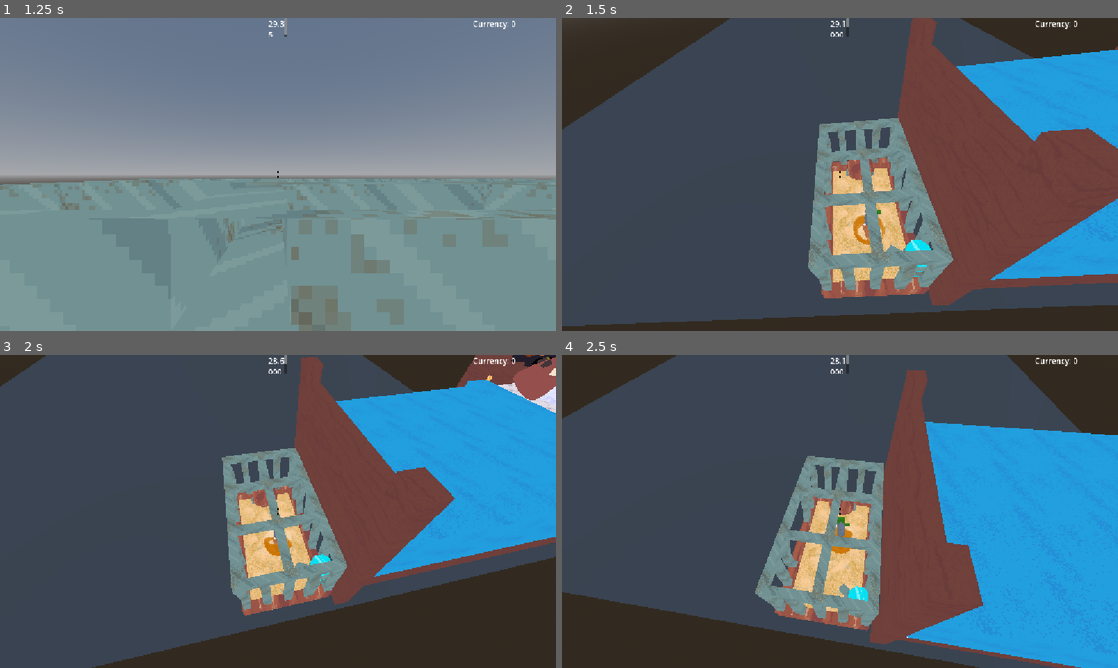
Above: before the commit, frames 1-4 (two rows, left to right).
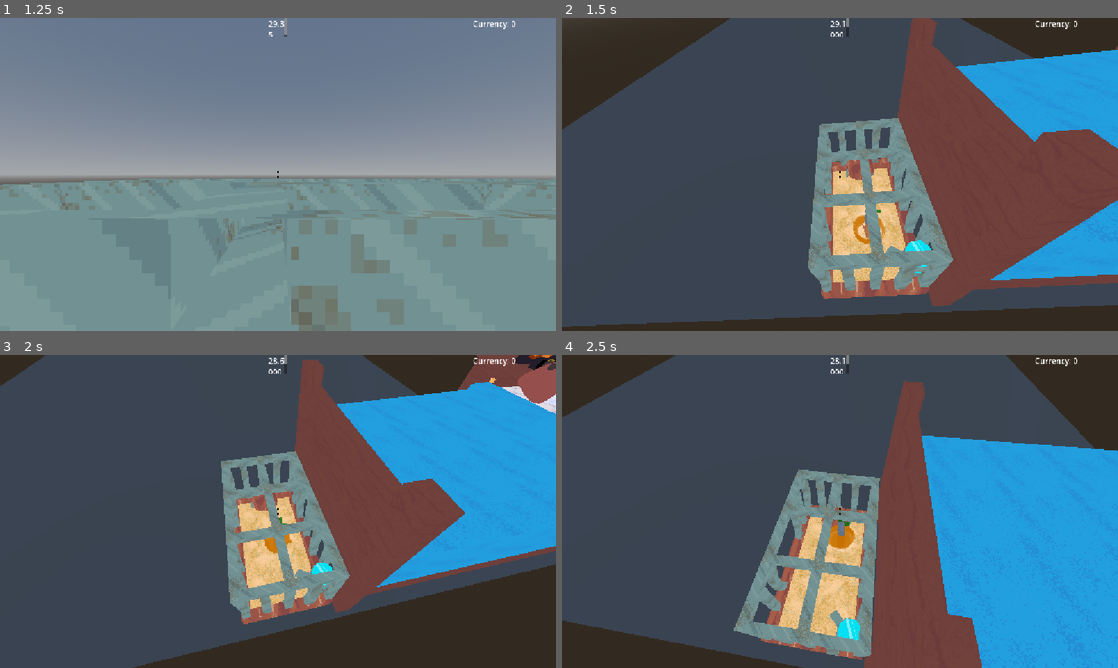
Above: after the commit, the same moments.

Repository: ThomasBestvina/SqueakAndDestroy
Game: Godot game, scene res://scenes/menu.tscn
Same seed, same stepped clock (60 frames per second), same inputs: the game is played once before the commit and once after it.
Inputs (mouse positions are in pixels of both pictures, inside the frame that each line leads up to):
- Up to frame 1 (1.25 s): click "New Game" at 0.5 s
- Up to frame 2 (1.5 s): move the mouse to (867, 174) at 1.27 s; hold W (forward) from 1.28 s (still down); hold Right mouse button (boost) from 1.28 s (still down)
- Up to frame 3 (2 s): keep holding W (forward); keep holding Right mouse button (boost); tap Space (jump) at 1.52 s; click (305, 511) at 1.55 s
- Up to frame 4 (2.5 s): keep holding W (forward); move the mouse to (812, 511) at 2.02 s; release Right mouse button (boost) at 2.03 s; click (812, 511) at 2.1 s; tap Space (jump) at 2.27 s; right-click (812, 511) at 2.3 s

Frame 1 is identical in both runs. In frame 2, 1.0% of the frame differs, in the area x 0-100%, y 0-99%; in frame 3, 11%; in frame 4, 20%, in the area x 0-100%, y 0-100%.

Commit message:
stunning

Diff:
--- a/scripts/global_state.gd
+++ b/scripts/global_state.gd
@@ -3,7 +3,7 @@
 var state: Dictionary = {
 	"currency": 0,
 	"timer": 30,
-	"speed": 1,
+	"speed": 2,
 	"jump": 0, #jump unlock and jump power
 	"weight": 0.0,
 	"multiplier": 1,
--- a/scripts/hamsterballcontroller.gd
+++ b/scripts/hamsterballcontroller.gd
@@ -14,6 +14,10 @@
 @export var air_control: float = 0.3
 
 @export var tap_jump: float = 1.0
+
+var is_stunned: bool = false
+var stun_timer: float = 0.0
+const STUN_DURATION: float = 2.0
 
 
 var was_moving_backward = false
@@ -87,13 +91,15 @@
 	$Hook.rotation.y = yaw
 
 	$piv.global_position = global_position + Vector3(0, 0.132, 0)
-	$hamster.global_position = global_position + Vector3(0, -0.04, -0.001)
+
+	if(!is_stunned):
+		$hamster.global_position = global_position + Vector3(0, -0.04, -0.001)
 	if(!hooked and !hook_traveling):
 		%stickyHand.global_transform = $Hook/stickyHandNormal.global_transform
 
-	if Input.is_action_just_pressed("hook"):
+	if Input.is_action_just_pressed("hook") && !is_stunned:
 		shoot_hook()
-	if Input.is_action_just_released("hook"):
+	if Input.is_action_just_released("hook") && !is_stunned:
 		hooked = false
 		hook_traveling = false
 		if(hook_visual_pos.distance_to(hook_origin.global_position) > 0.1):
@@ -108,7 +114,7 @@
 		%glovedHands/Armature/Skeleton3D/FABRIK3D.influence = 0
 	if(game_end):
 		print(%glovedHands/Armature/Skeleton3D/FABRIK3D.influence)
-		%glovedHands/Armature/Skeleton3D/FABRIK3D.influence = move_toward(%glovedHands/Armature/Skeleton3D/FABRIK3D.influence, 1.0, delta/3)
+		%glovedHands/Armature/Skeleton3D/FABRIK3D.influence = move_toward(%glovedHands/Armature/Skeleton3D/FABRIK3D.influence, 1.0, delta/2.4)
 
 func shoot_hook():
 	if(GlobalState.state["hook"] == 0): return
@@ -170,24 +176,27 @@
 		else:
 			hook_mesh.look_at(hook_visual_pos, Vector3.FORWARD)
 		hook_mesh.rotate_object_local(Vector3.RIGHT, PI / 2.0)
+	$hamster.top_level = !is_stunned
 
 func _physics_process(delta: float) -> void:
 	var forward = Vector3(-sin(yaw), 0, -cos(yaw))
 	var right = Vector3(cos(yaw), 0, -sin(yaw))
 
 	var input = Vector2(Input.get_axis("forward", "backward"), Input.get_axis("left", "right"))
-	if(!on_floor):
+	if(!on_floor && !is_stunned):
 		apply_central_force((right * input.y + -forward * input.x) * GlobalState.state["speed"] * air_control * mass * 0.03)
 
-	apply_torque((right * input.x + forward * input.y) * GlobalState.state["speed"] * mass * 0.03)
-
-	animation_player.play("2Walk")
+	if(!is_stunned):
+		apply_torque((right * input.x + forward * input.y) * GlobalState.state["speed"] * mass * 0.03)
+		$hamster.rotation.x = 0
+		$hamster.rotation.z = 0
+		animation_player.play("2Walk")
 
 	if(animation_player.current_animation == "2Walk"):
 		animation_player.speed_scale = angular_velocity.length()/10
 
 	var vec3 = (right * input.y + -forward * input.x)
-	if(abs(input.x)+abs(input.y) > 0):
+	if(abs(input.x)+abs(input.y) > 0 && !is_stunned):
 		$hamster.rotation.y = lerp_angle($hamster.rotation.y, atan2(vec3.x, vec3.z), 0.15)
 
 	if on_floor and GlobalState.state["jump"] > 0.5 and StoatStash.consume_buffered_input("jump", 0.07):
@@ -203,6 +212,23 @@
 	if Input.is_action_just_released("jump") or jump_hold_time >= MAX_HOLD_TIME:
 		is_jumping = false
 
+	# stun
+	if not is_stunned and angular_velocity.length() > log(GlobalState.state["speed"]+1) * 15:
+		is_stunned = true
+		stun_timer = STUN_DURATION
+		animation_player.play("3LosingBalance")
+	if is_stunned:
+		stun_timer -= delta
+		if(!animation_player.is_playing()):
+			animation_player.play("4LostBalance")
+		if(stun_timer <= 0.0):
+			is_stunned = false
+	if(stun_timer <= 0.5 and is_stunned):
+		animation_player.play("5GainBalance")
+		$hamster.global_position = lerp($hamster.global_position,global_position + Vector3(0, -0.04, -0.001), delta*2)
+		$hamster.rotation.x = lerp_angle($hamster.rotation.x, 0.0, delta*4)
+		$hamster.rotation.z = lerp_angle($hamster.rotation.z, 0.0, delta*4)
+
 	# grappling hook
 	if hooked && hook_hit:
 		var to_hook = hook_point - hook_origin.global_position
@@ -210,15 +236,20 @@
 
 		if distance > GlobalState.state["hook_range"]:
 			hooked = false
-
 			return
+
+		if(is_stunned):
+			hooked = false
+			hook_traveling = false
+			if(hook_visual_pos.distance_to(hook_origin.global_position) > 0.1):
+				hook_retracting = true
 
 		if distance > 1.0:
 			apply_central_force(to_hook.normalized() * GlobalState.state["hook"] * 2 * mass)
 
 	#jetpack
 
-	if GlobalState.state["boost"] > 0 && Input.is_action_pressed("boost") and boost_fuel > 0:
+	if GlobalState.state["boost"] > 0 && Input.is_action_pressed("boost") && boost_fuel > 0 && !is_stunned:
 		apply_central_force(Vector3.UP * GlobalState.state["boost"] * 5 * mass)
 		boost_fuel -= delta
 		boost_fuel = max(boost_fuel, 0.0)
